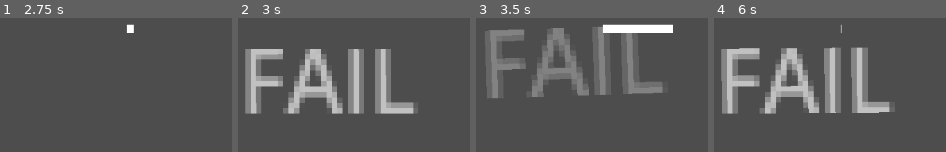
Above: before the commit, frames 1-4 (left to right).
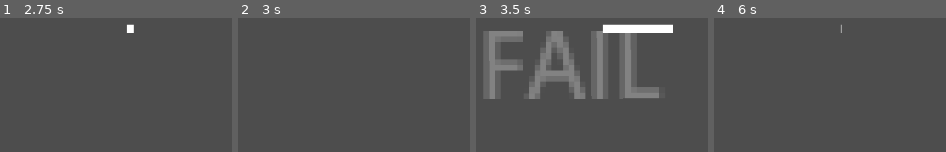
Above: after the commit, the same moments.

Repository: LiranDat/Spitandspell
Game: Godot game, scene res://lyric_test.tscn
The game is run twice, just before and just after one commit, with the same random seed, the same clock (stepped at 60 frames per second) and the same inputs. This scene is started directly instead of the project's main scene.
Inputs (mouse positions are in pixels of both pictures, inside the frame that each line leads up to):
- Up to frame 1 (2.75 s): move the mouse to (outside the picture) at 0.52 s; click (outside the picture) at 0.67 s; move the mouse to (outside the picture) at 1.27 s; click (outside the picture) at 1.42 s; tap Enter at 2 s; move the mouse to (outside the picture) at 2.02 s; click (outside the picture) at 2.17 s
- Up to frame 2 (3 s): tap Space at 2.75 s; move the mouse to (outside the picture) at 2.77 s; click (outside the picture) at 2.92 s
- Up to frame 3 (3.5 s): no input
- Up to frame 4 (6 s): move the mouse to (869, 121) at 3.52 s; click (869, 121) at 3.67 s; move the mouse to (881, 68) at 4.27 s; click (881, 68) at 4.42 s; tap Enter at 5 s; move the mouse to (outside the picture) at 5.02 s; click (outside the picture) at 5.17 s; tap Space at 5.75 s; move the mouse to (outside the picture) at 5.77 s; click (outside the picture) at 5.92 s

Frame 1 is identical in both runs. In frame 2, 18% of the frame differs, in the area x 3-78%, y 23-72%; in frame 3, 6.8%; in frame 4, 19%, in the area x 3-79%, y 21-72%.
Error after the commit: Invalid access to property or key 'abc' on a base object of type 'Control'. (res://scenes/lyrics/lyrics.gd:3)

Commit message:
main scene

Diff:
--- a/scenes/lyrics/lyrics.gd
+++ b/scenes/lyrics/lyrics.gd
@@ -1,33 +1,6 @@
 extends RichTextLabel
 
-var abc = { # [ Punkte, Häufigkeit ]
-	"A": [1, 9],
-	"B": [3, 2],
-	"C": [3, 2],
-	"D": [2, 4],
-	"E": [1, 12],
-	"F": [4, 2],
-	"G": [2, 3],
-	"H": [4, 2],
-	"I": [1, 9],
-	"J": [8, 1],
-	"K": [5, 1],
-	"L": [1, 4],
-	"M": [3, 2],
-	"N": [1, 6],
-	"O": [1, 8],
-	"P": [3, 2],
-	"Q": [10, 1],
-	"R": [1, 6],
-	"S": [1, 4],
-	"T": [1, 6],
-	"U": [1, 4],
-	"V": [4, 2],
-	"W": [4, 2],
-	"X": [8, 1],
-	"Y": [4, 2],
-	"Z": [10, 1]
-}
+@onready var abc = get_parent().abc
 
 var all_words = []
 var current_word = ""
--- /dev/null
+++ b/scenes/main/main.gd
@@ -0,0 +1,35 @@
+extends Control
+
+var abc = { # [ Punkte, Häufigkeit ]
+	"A": [1, 9],
+	"B": [3, 2],
+	"C": [3, 2],
+	"D": [2, 4],
+	"E": [1, 12],
+	"F": [4, 2],
+	"G": [2, 3],
+	"H": [4, 2],
+	"I": [1, 9],
+	"J": [8, 1],
+	"K": [5, 1],
+	"L": [1, 4],
+	"M": [3, 2],
+	"N": [1, 6],
+	"O": [1, 8],
+	"P": [3, 2],
+	"Q": [10, 1],
+	"R": [1, 6],
+	"S": [1, 4],
+	"T": [1, 6],
+	"U": [1, 4],
+	"V": [4, 2],
+	"W": [4, 2],
+	"X": [8, 1],
+	"Y": [4, 2],
+	"Z": [10, 1]
+}
+
+var money = 0
+
+func _process(delta: float) -> void:
+	pass
--- /dev/null
+++ b/scenes/main/main.tscn
@@ -0,0 +1,23 @@
+[gd_scene load_steps=3 format=3 uid="uid://gai0xjg0pvo8"]
+
+[ext_resource type="PackedScene" uid="uid://cafagrb0vw5pl" path="res://scenes/lyrics/lyrics.tscn" id="1_hyk8p"]
+[ext_resource type="Script" uid="uid://b5ohtt11sy0jr" path="res://scenes/main/main.gd" id="1_iuonh"]
+
+[node name="main" type="Control"]
+layout_mode = 3
+anchors_preset = 15
+anchor_right = 1.0
+anchor_bottom = 1.0
+grow_horizontal = 2
+grow_vertical = 2
+script = ExtResource("1_iuonh")
+
+[node name="lyrics" parent="." instance=ExtResource("1_hyk8p")]
+layout_mode = 0
+anchors_preset = 0
+anchor_right = 0.0
+anchor_bottom = 0.0
+offset_right = 1152.0
+offset_bottom = 648.0
+grow_horizontal = 1
+grow_vertical = 1
Not shown, added: scenes/main/main.gd.uid
